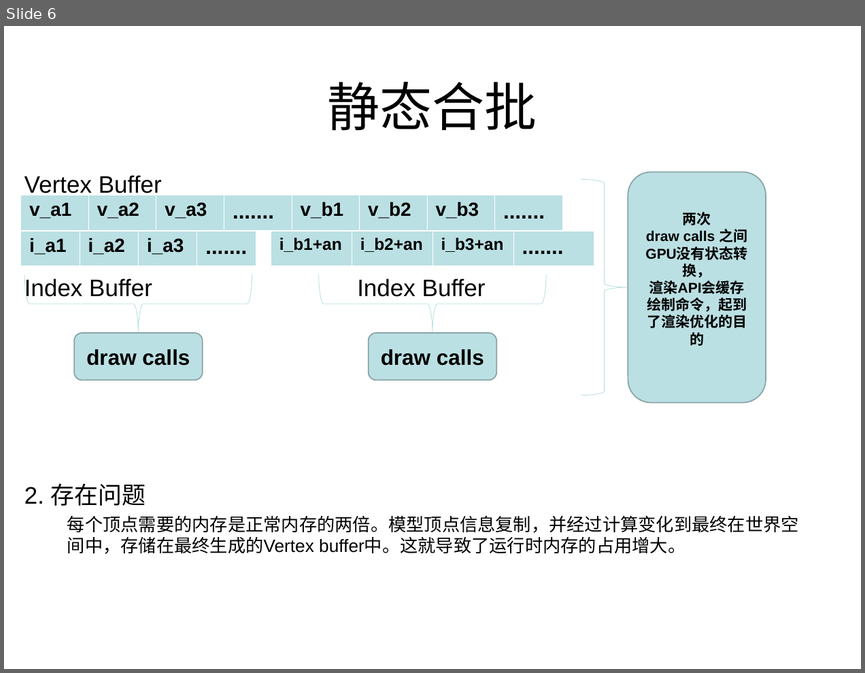
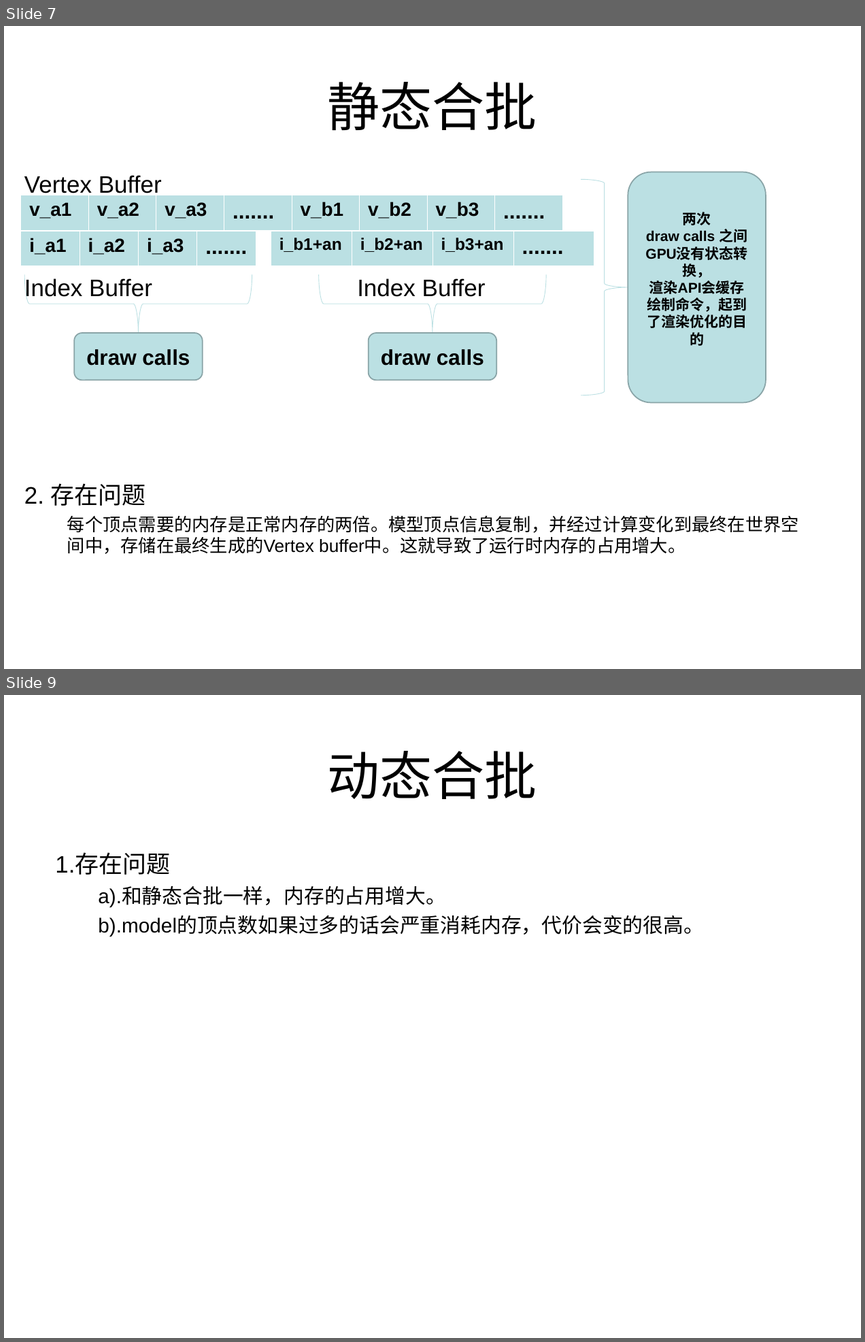
Before and after one commit to lhswei/learnopengl, a slide deck: sample/instancing/3D渲染instancing.ppt. Shown one above the other, each under a label of ours: slide 6 before the commit, slides 7 and 9 after it; the slides between them are not shown. The pictures are 865x673 and 865x1342 pixels, drawn with LibreOffice and Linux fonts; fonts in the diff are those of the drawing. Boxes give left, top, right and bottom in pixels: in the first picture for what was removed or moved away, otherwise in the second. Text is boxed around its words. In the diff, an @@ line names an element or a change of style, - is before the commit and + after.

```diff
--- a/sample/instancing/3D渲染instancing.ppt
+++ b/sample/instancing/3D渲染instancing.ppt
@@ slide 9 added at [4, 695, 861, 1338], background #FFFFFF @@
@@ title added at [328, 751, 537, 799], 44 pt, text #000000 @@
+动态合批
@@ text added at [55, 853, 704, 936], 17 pt, text #000000 @@
+1.存在问题
+  a).和静态合批一样，内存的占用增大。
+  b).model的顶点数如果过多的话会严重消耗内存，代价会变的很高。
@@ what was slide 6 is now slide 7 @@
```
Also in this commit, not shown: 4 slides changed, 7 other slides added.
